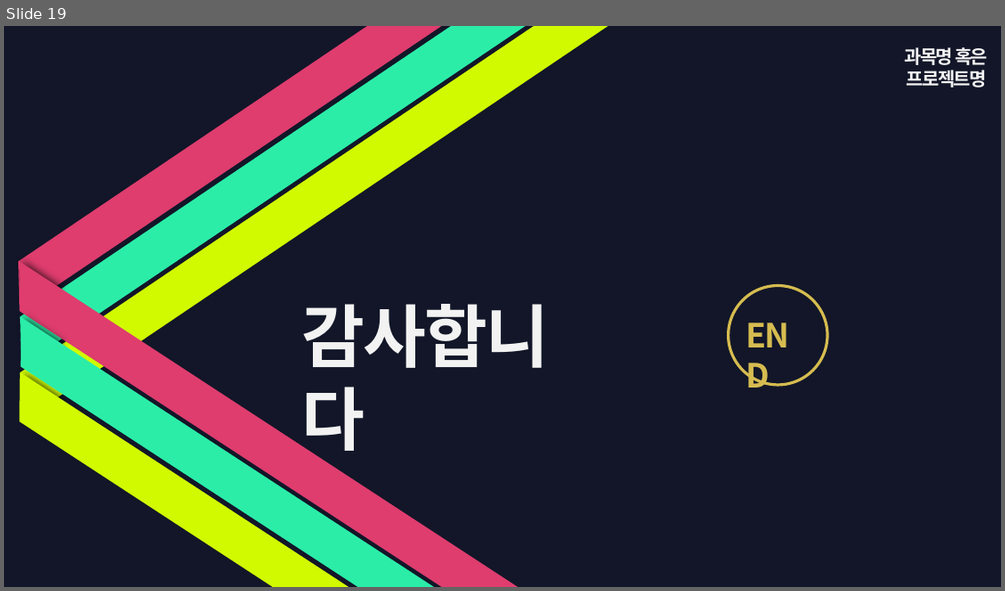
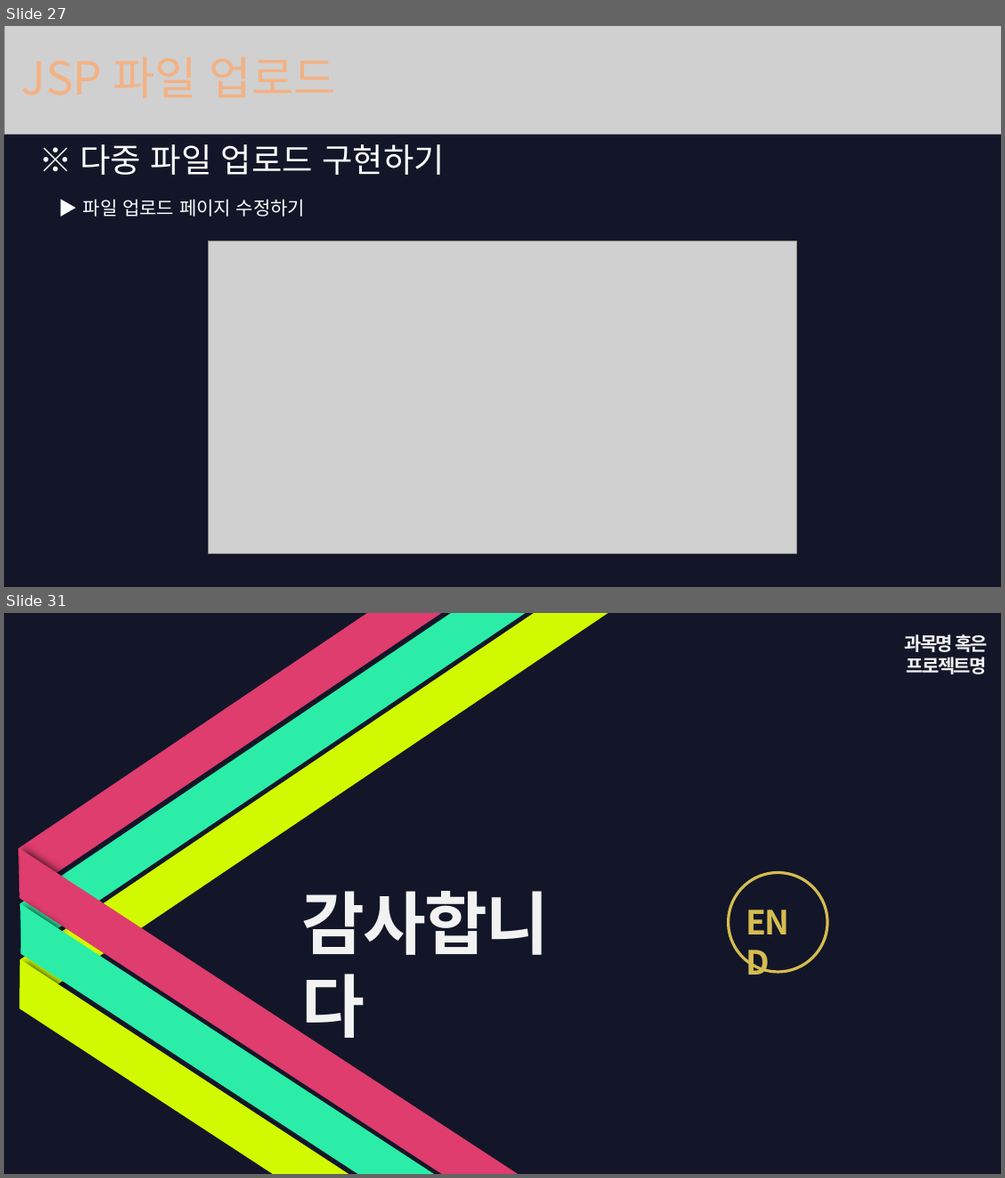
Before and after one commit to psun2/Java, a slide deck: Java-study/107. File Upload (feat) 동빈나/JSP파일업로드.pptx. Shown one above the other, each under a label of ours: slide 19 before the commit, slides 27 and 31 after it; the slides between them are not shown. The pictures are 1005x591 and 1005x1178 pixels, drawn with LibreOffice and Linux fonts; fonts in the diff are those of the drawing; grey boxes stand for pictures; background and template pictures are left out. Boxes give left, top, right and bottom in pixels: in the first picture for what was removed or moved away, otherwise in the second. Text is boxed around its words. In the diff, an @@ line names an element or a change of style, - is before the commit and + after.

```diff
--- a/Java-study/107. File Upload (feat) 동빈나/JSP파일업로드.pptx
+++ b/Java-study/107. File Upload (feat) 동빈나/JSP파일업로드.pptx
@@ slide 27 added at bbox=[4, 26, 1001, 587], background #121628 @@
@@ picture added at bbox=[4, 26, 1001, 135] @@
@@ text added at bbox=[81, 144, 444, 175], 32 pt, text #FFFFFF @@
+※ 다중 파일 업로드 구현하기
@@ text added at bbox=[83, 199, 305, 216], 18 pt, text #FFFFFF @@
+▶ 파일 업로드 페이지 수정하기
@@ picture added at bbox=[208, 240, 797, 553] @@
@@ what was slide 19 is now slide 31 @@
```
Also in this commit, not shown: 11 other slides added, 27 other files.
